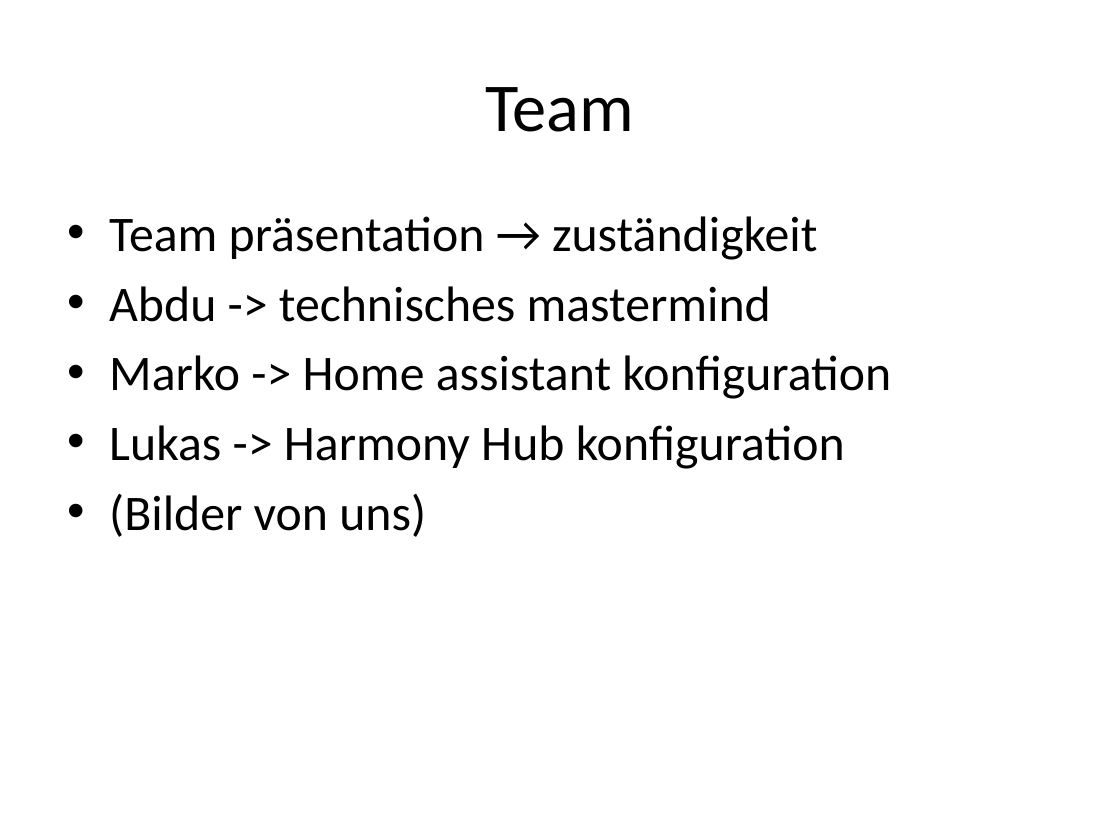
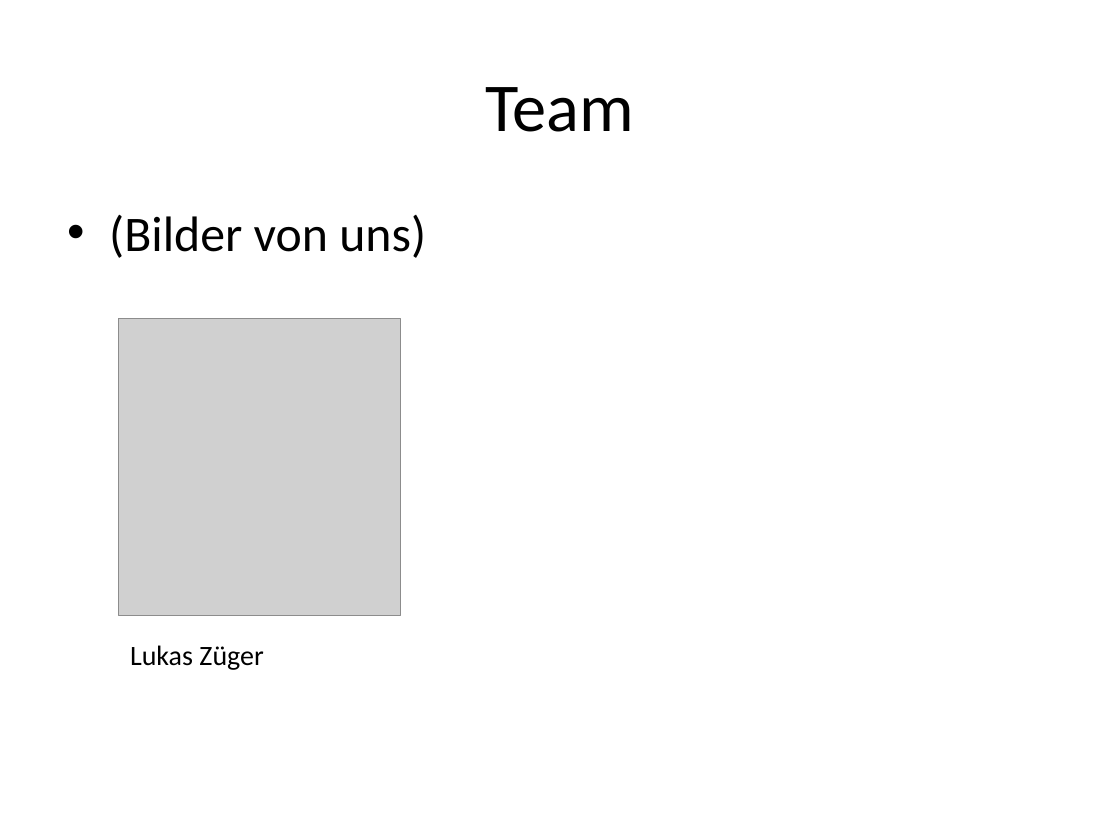
Before and after one commit to abdo643-HULK/Home-Automation-Sem3, a slide deck: slide 3 of Documentation/ProjectDocumentation/Presentation.pptx. Drawn at 1120x840 pixels with LibreOffice and Linux fonts; fonts in the diff are those of the drawing; grey boxes stand for pictures. Boxes give left, top, right and bottom in pixels: in the first picture for what was removed or moved away, otherwise in the second. Text is boxed around its words. In the diff, an @@ line names an element or a change of style, - is before the commit and + after.

```diff
--- a/Documentation/ProjectDocumentation/Presentation.pptx
+++ b/Documentation/ProjectDocumentation/Presentation.pptx
@@ text at (109, 216, 891, 469): paragraphs removed @@
-• Team präsentation → zuständigkeit
-• Abdu -> technisches mastermind
-• Marko -> Home assistant konfiguration
-• Lukas -> Harmony Hub konfiguration
@@ picture added at (119, 319, 400, 616) @@
@@ text added at (130, 645, 263, 670), 18 pt, text #000000 @@
+Lukas Züger
```
Also in this commit, not shown: 3 other slides changed, 1 other file.
